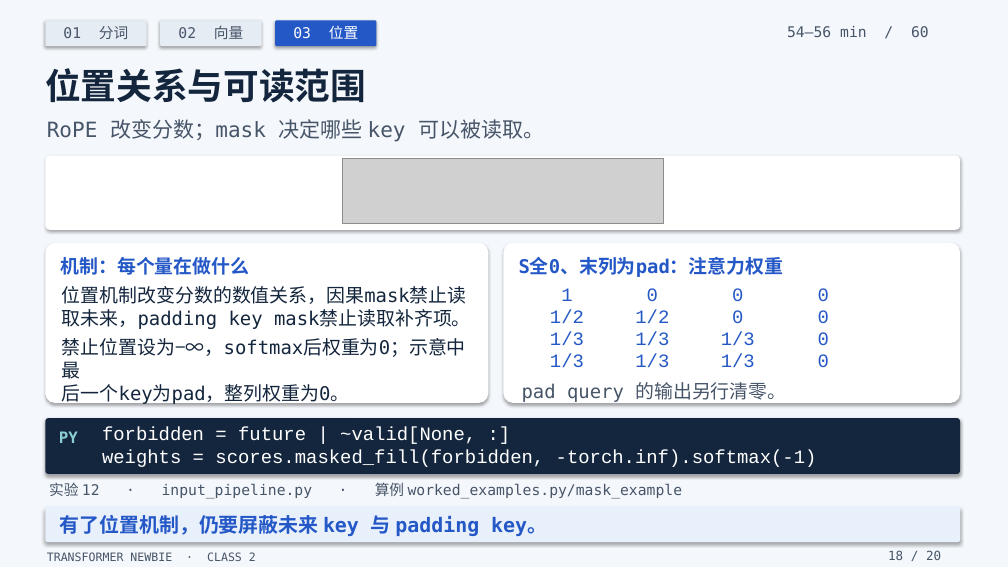
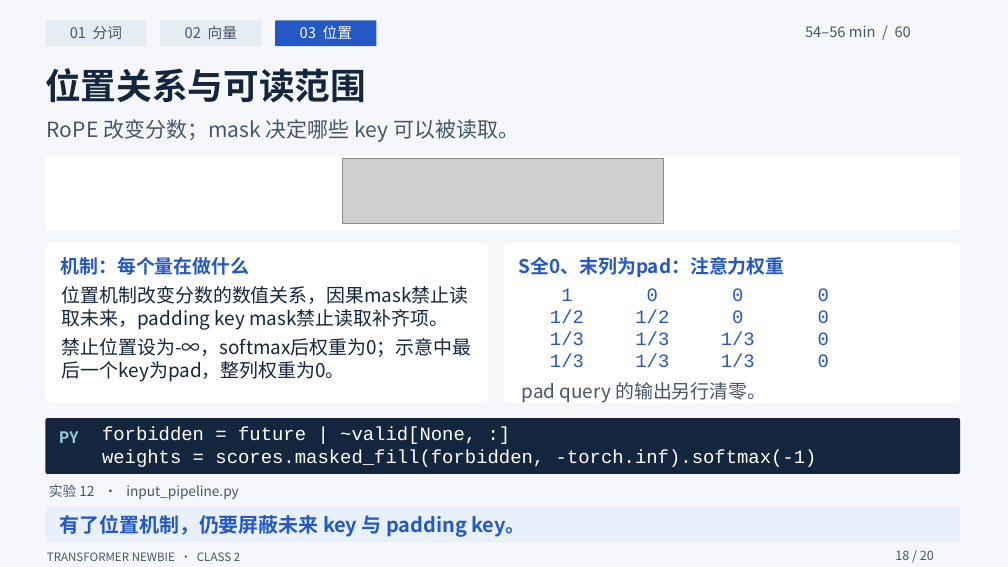
Before and after one commit to yangzy723/Transformer-Newbie, a slide deck: slide 18 of class2/class2_tokens_embeddings_positions.pptx. Drawn at 1008x567 pixels with LibreOffice and Linux fonts; fonts in the diff are those of the drawing; grey boxes stand for pictures. Boxes give left, top, right and bottom in pixels: in the first picture for what was removed or moved away, otherwise in the second. Text is boxed around its words. In the diff, an @@ line names an element or a change of style, - is before the commit and + after.

Commit message:
Clarify class 2 slide layout and teach RoPE through rotation diagrams

```diff
--- a/class2/class2_tokens_embeddings_positions.pptx
+++ b/class2/class2_tokens_embeddings_positions.pptx
@@ background #F7F5EF to #FFFFFF @@
@@ rectangle at (0, 0, 1008, 567): fill #F4F7FB to #F5F7FA; shadow off @@
@@ text at (62, 338, 471, 357): text changed; font DejaVu Sans Mono to Noto Sans CJK SC @@
-禁止位置设为−∞，softmax后权重为0；示意中最
+禁止位置设为-∞，softmax后权重为0；示意中最
@@ text at (62, 361, 345, 382): font DejaVu Sans Mono to Noto Sans CJK SC in "后一个key为pad，整列权重为0。" @@
@@ font DejaVu Sans Mono to Noto Sans CJK SC in 11 elements at (70, 26, 122, 39), (185, 26, 237, 39), (300, 25, 352, 39), (805, 25, 911, 37), (47, 119, 519, 142), (60, 515, 525, 537), (47, 552, 240, 561), (895, 550, 934, 560), (519, 257, 785, 277), (62, 286, 469, 330), (522, 382, 766, 403) @@
@@ shadow off; proportions changed in 8 elements at (45, 20, 147, 46), (160, 20, 262, 46), (275, 20, 377, 46), (45, 507, 960, 542), (45, 156, 960, 230), (45, 243, 488, 403), (504, 243, 960, 403), (45, 418, 960, 474) @@
@@ text at (49, 484, 238, 499): text changed; size 14 to 13 pt; font DejaVu Sans Mono to Noto Sans CJK SC @@
-实验 12 · input_pipeline.py · 算例 worked_examples.py/mask_example
+实验 12 · input_pipeline.py
```
Also in this commit, not shown: 18 other slides changed, 1 slide added, 1 slide removed, 29 other files.
